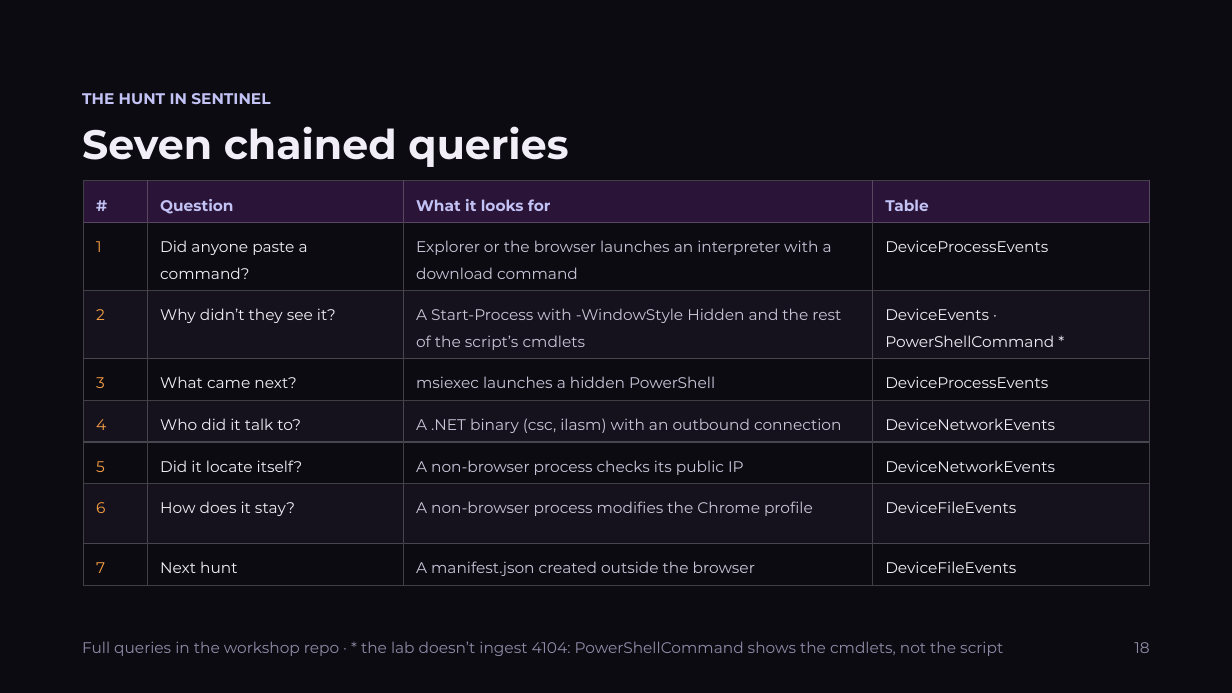
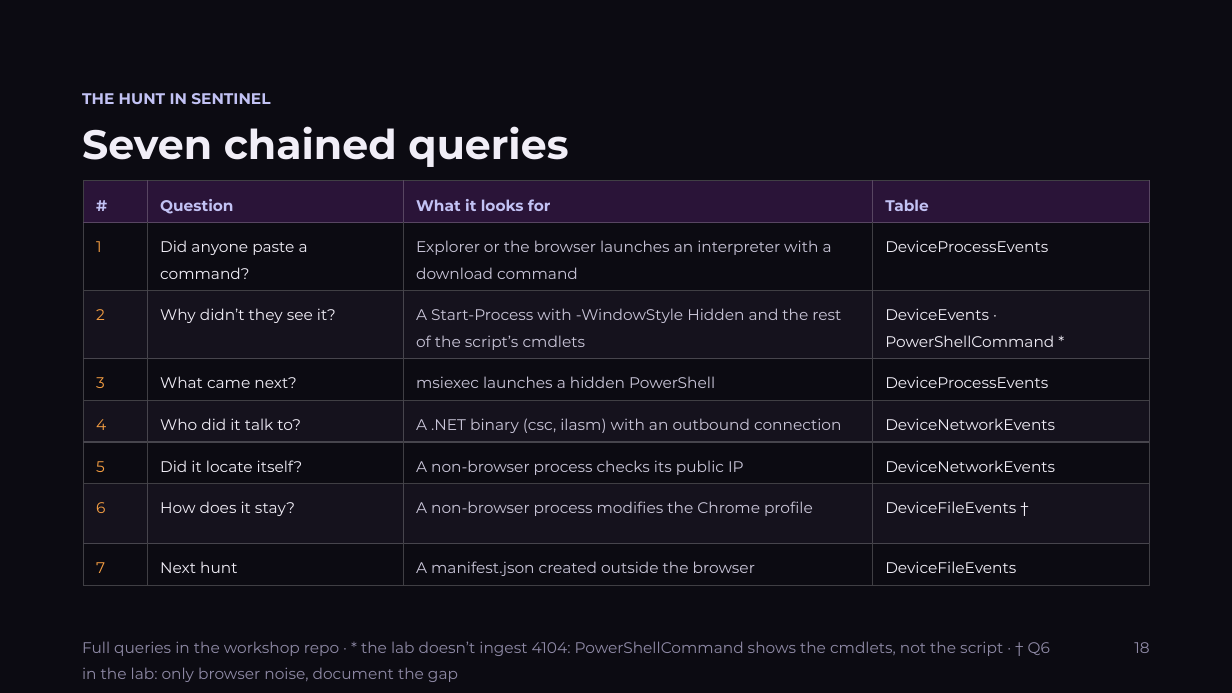
Before and after one commit to Ank1nskywalker/talks, a slide deck: slide 18 of 2026/DEATHCon 2026 - Writing the Incident Story/slides/Writing the Incident Story (EN).pptx. Drawn at 1232x693 pixels with LibreOffice and Linux fonts; fonts in the diff are those of the drawing. Boxes give left, top, right and bottom in pixels: in the first picture for what was removed or moved away, otherwise in the second. Text is boxed around its words. In the diff, an @@ line names an element or a change of style, - is before the commit and + after.

Commit message:
Slides: footnote de Q6 (gap en el lab) en la slide de queries encadenadas, ES/EN

```diff
--- a/2026/DEATHCon 2026 - Writing the Incident Story/slides/Writing the Incident Story (EN).pptx
+++ b/2026/DEATHCon 2026 - Writing the Incident Story/slides/Writing the Incident Story (EN).pptx
@@ table at (x1=83, y1=181, x2=1150, y2=580) @@
-row 7, column 4: DeviceFileEvents
+row 7, column 4: DeviceFileEvents †
@@ text at (x1=82, y1=641, x2=1050, y2=682): text changed @@
-Full queries in the workshop repo · * the lab doesn’t ingest 4104: PowerShellCommand shows the cmdlets, not the script
+Full queries in the workshop repo · * the lab doesn’t ingest 4104: PowerShellCommand shows the cmdlets, not the script · † Q6 in the lab: only browser noise, document the gap
```
Also in this commit, not shown: 3 other files.
